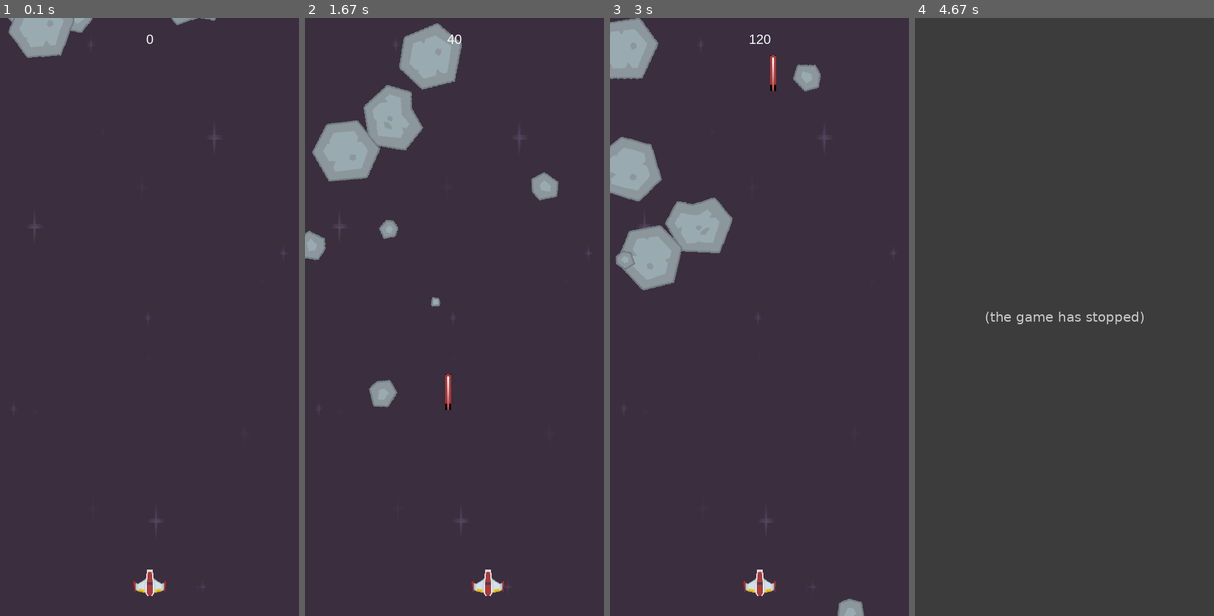
Above: before the commit, frames 1-4 (left to right).
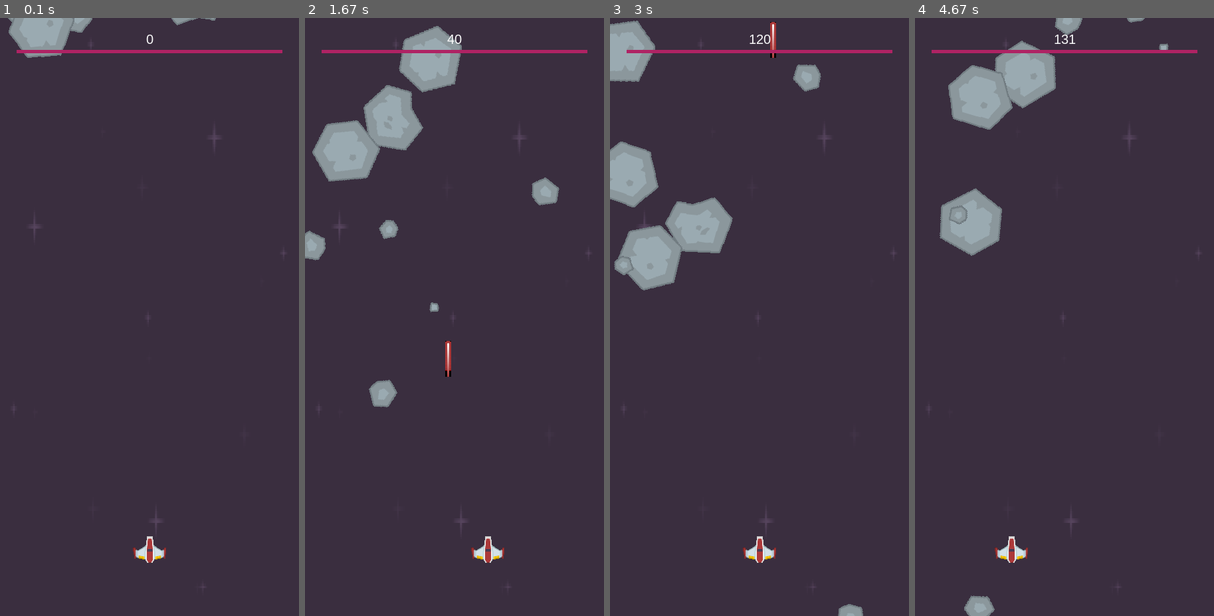
Above: after the commit, the same moments.

Repository: portfolio-AB/pygame
Game: pygame game, started from game/main.py
The game is run twice, just before and just after one commit, with the same random seed, the same clock (stepped at 60 frames per second) and the same inputs.
Inputs:
- Up to frame 1 (0.1 s): no input
- Up to frame 2 (1.67 s): tap Space at 0.33, 0.73, 1.03, 1.23, 1.53 s; hold Right 0.67-1.13 s; hold Right 1.17-1.63 s
- Up to frame 3 (3 s): hold Left 1.67-2.2 s; tap Space at 1.73, 2.03, 2.3, 2.6 s; hold Left 2.23-2.63 s
- Up to frame 4 (4.67 s): hold Left 3.33-3.8 s; tap Space at 3.4, 3.7, 4.4 s; hold Right from 4.33 s (still down)

The runs differ from the first frame. In frame 1, 1.0% of the frame differs, in the area x 5-95%, y 5-97%; in frame 2, 1.8%; in frame 3, 2.1%; in frame 4, 6.6%, in the area x 4-96%, y 0-100%.
Before the commit the program exited at 4.53 s; later frames show no game.

Commit message:
main ver of game

Diff:
--- a/game/main.py
+++ b/game/main.py
@@ -9,6 +9,8 @@
 WIDTH = 450
 BLACK = (0, 0, 0)
 WHITE = (250, 250, 250)
+BAR_LENGTH = 400
+BAR_HEIGHT = 5
 score = 0
 
 pygame.init()
@@ -28,9 +30,10 @@
         self.rect = self.image.get_rect()
         self.radius = int(0.9 * self.rect.width / 2)
         # pygame.draw.circle(self.image, (250, 250, 250), self.rect.center, self.radius)
-        self.rect.center = (WIDTH / 2, HEIGHT - 50)
+        self.rect.center = (WIDTH / 2, HEIGHT - 100 )
         self.speed_x = 0
         self.rot = 0
+        self.sheild_health = 100
 
     def colour_change(self):
         self.image.fill((randint(0, 255), randint(0, 255), randint(0, 255)))
@@ -133,6 +136,26 @@
     surface.blit(text_surface, text_rect)
 
 
+def new_mob():
+    mob = Mob()
+    mobs.add(mob)
+    sprites.add(mob)
+
+
+def draw_shield_bar(surf, x, y, pct):
+    if pct < 0:
+        pct = 0
+    bar_fullness = (pct / 100) * BAR_LENGTH
+    outline_rect = pygame.Rect(x, y, BAR_LENGTH, BAR_HEIGHT)
+    fill_rect = pygame.Rect(x, y, bar_fullness, BAR_HEIGHT)
+
+    fill_rect.center = (x, y)
+    outline_rect.center = (x, y)
+
+    pygame.draw.rect(surf, WHITE, outline_rect)
+    pygame.draw.rect(surf, (175, 35, 100), fill_rect)
+
+
 bg = pygame.image.load(path.join(img_dir, "darkPurple.png")).convert()
 bg = pygame.transform.scale(bg, (WIDTH, HEIGHT))
 bg_rect = bg.get_rect()
@@ -157,21 +180,17 @@
 small_target_snd = pygame.mixer.Sound(path.join(snd_dir, "target hit small.wav"))
 tiny_target_snd = pygame.mixer.Sound(path.join(snd_dir, "target hit tiny.wav"))
 
-pygame.mixer.music.load(path.join(snd_dir,"BossMain.wav"))
+pygame.mixer.music.load(path.join(snd_dir, "BossMain.wav"))
 pygame.mixer.music.play(-1)
-
-
-
 
 sprites = pygame.sprite.Group()
 mobs = pygame.sprite.Group()
 projectiles = pygame.sprite.Group()
 player = Player()
 sprites.add(player)
+
 for i in range(8):
-    mob = Mob()
-    mobs.add(mob)
-    sprites.add(mob)
+    new_mob()
 
 running = True
 while running:
@@ -191,29 +210,35 @@
     sprites.update()
     mobs.update()
     projectiles.update()
-    hits = pygame.sprite.spritecollide(player, mobs, False, pygame.sprite.collide_circle)
-    if hits:
-        running = False
+
+    hits = pygame.sprite.spritecollide(player, mobs, True, pygame.sprite.collide_circle)
+    for hit in hits:
+        player.sheild_health -= hit.radius
+        print(hit.radius, player.sheild_health)
+        if player.sheild_health <= 0:
+            running = False
+
+        new_mob()
+
     group_hits = pygame.sprite.groupcollide(mobs, projectiles, True, True)
     for i in group_hits:
         score += 50 - i.radius
 
-        if i.radius <=10:
+        if i.radius <= 10:
             tiny_target_snd.play()
-        elif 10< i.radius <=20:
+        elif 10 < i.radius <= 20:
             small_target_snd.play()
         else:
             big_target_snd.play()
 
-        mob = Mob()
-        mobs.add(mob)
-        sprites.add(mob)
+        new_mob()
 
     screen.fill(BLACK)
     screen.blit(bg, bg_rect)
 
     sprites.draw(screen)
     draw_text(screen, str(score), 20, WIDTH // 2, 20)
+    draw_shield_bar(screen, WIDTH // 2, 50, player.sheild_health)
     pygame.display.flip()
 
 pygame.quit()
